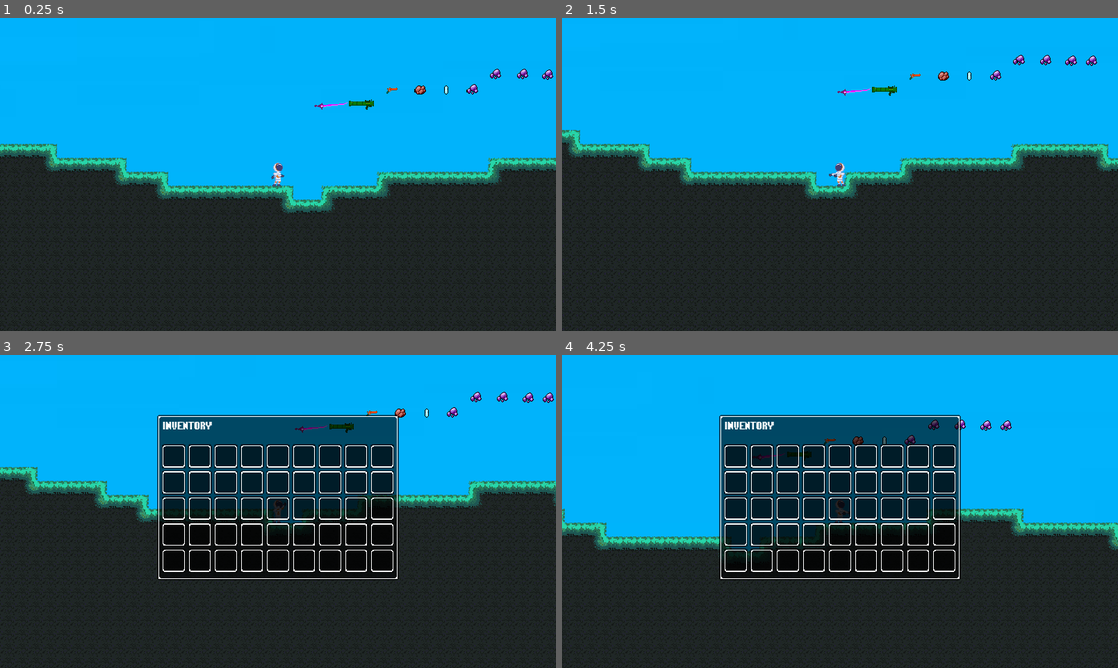
Above: before the commit, frames 1-4 (two rows, left to right).
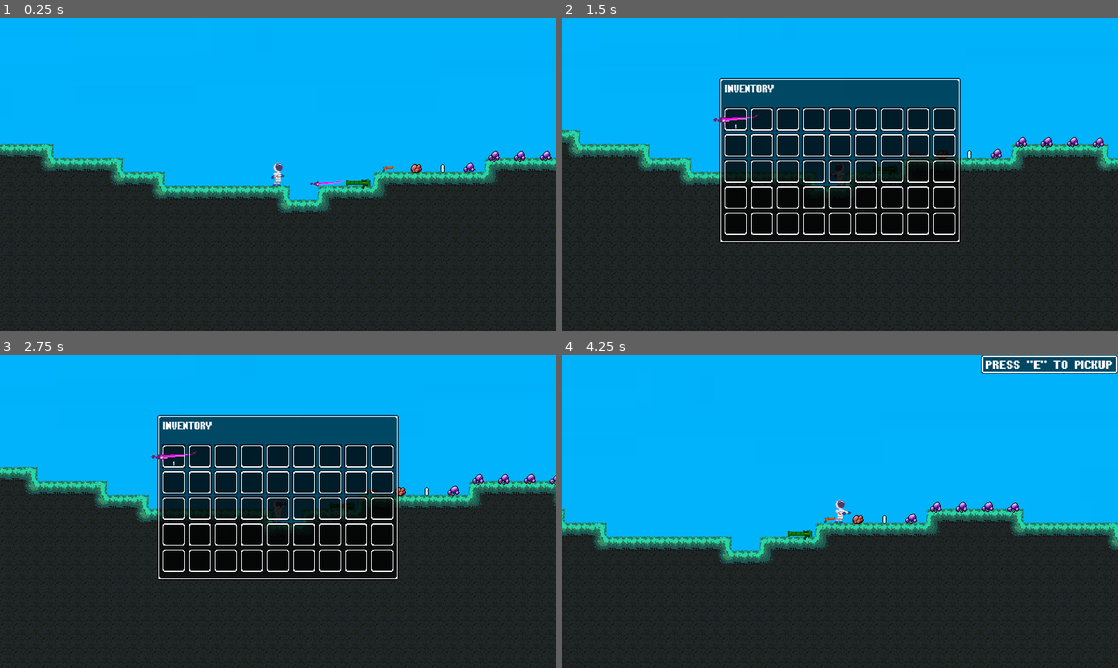
Above: after the commit, the same moments.

Repository: jppaua/spacesurvivor
Game: Godot game, scene res://scenes/Main.tscn
Two runs of this game, one before a commit and one after it. Both use one fixed random seed, a clock stepped at 60 frames per second and the inputs below.
Inputs (mouse positions are in pixels of both pictures, inside the frame that each line leads up to):
- Up to frame 1 (0.25 s): no input
- Up to frame 2 (1.5 s): tap Enter at 0.5 s; move the mouse to (962, 158) at 0.52 s; hold D (right) from 0.53 s (still down); tap E (interact) at 0.6, 1.25 s; tap Space (jump) at 0.77 s; move the mouse to (728, 190) at 1.27 s; tap Tab (open_inv, bound only after the commit) at 1.35 s
- Up to frame 3 (2.75 s): tap Space (jump) at 1.52 s; move the mouse to (333, 442) at 2.02 s; release D (right) at 2.03 s; hold A (left) from 2.03 s (still down); hold I (open_inv, bound only before the commit) from 2.03 s (still down)
- Up to frame 4 (4.25 s): move the mouse to (812, 574) at 2.77 s; release A (left) at 2.78 s; release I (open_inv, bound only before the commit) at 2.78 s; hold D (right) from 2.78 s (still down); tap E (interact) at 2.85 s; tap Space (jump) at 3.02, 3.77 s; move the mouse to (1006, 558) at 3.52 s; hold Tab (open_inv, bound only after the commit) from 3.53 s (still down)

The runs differ from the first frame. In frame 1, 4.0% of the frame differs, in the area x 0-100%, y 16-100%; in frame 2, 20%; in frame 3, 0.8%; in frame 4, 22%, in the area x 28-100%, y 0-72%.

Commit message:
fixed issues

Diff:
--- a/project.godot
+++ b/project.godot
@@ -24,8 +24,24 @@
 window/stretch/mode="canvas_items"
 window/stretch/aspect="expand"
 
+[editor]
+
+version_control/plugin_name="GitPlugin"
+version_control/autoload_on_startup=true
+
 [input]
 
+ui_accept={
+"deadzone": 0.5,
+"events": [Object(InputEventKey,"resource_local_to_scene":false,"resource_name":"","device":0,"window_id":0,"alt_pressed":false,"shift_pressed":false,"ctrl_pressed":false,"meta_pressed":false,"pressed":false,"keycode":4194309,"physical_keycode":0,"key_label":0,"unicode":0,"echo":false,"script":null)
+, Object(InputEventKey,"resource_local_to_scene":false,"resource_name":"","device":0,"window_id":0,"alt_pressed":false,"shift_pressed":false,"ctrl_pressed":false,"meta_pressed":false,"pressed":false,"keycode":4194310,"physical_keycode":0,"key_label":0,"unicode":0,"echo":false,"script":null)
+]
+}
+ui_select={
+"deadzone": 0.5,
+"events": [Object(InputEventJoypadButton,"resource_local_to_scene":false,"resource_name":"","device":0,"button_index":3,"pressure":0.0,"pressed":false,"script":null)
+]
+}
 left={
 "deadzone": 0.5,
 "events": [Object(InputEventKey,"resource_local_to_scene":false,"resource_name":"","device":-1,"window_id":0,"alt_pressed":false,"shift_pressed":false,"ctrl_pressed":false,"meta_pressed":false,"pressed":false,"keycode":0,"physical_keycode":65,"key_label":0,"unicode":97,"echo":false,"script":null)
@@ -46,7 +62,7 @@
 }
 open_inv={
 "deadzone": 0.5,
-"events": [Object(InputEventKey,"resource_local_to_scene":fa …(119 unchanged characters)… ressed":false,"pressed":false,"keycode":73,"physical_keycode":73,"key_label":73,"unicode":105,"echo":false,"script":null)
+"events": [Object(InputEventKey,"resource_local_to_scene":fa …(119 unchanged characters)… ressed":false,"pressed":false,"keycode":4194306,"physical_keycode":0,"key_label":0,"unicode":0,"echo":false,"script":null)
 ]
 }
 interact={
--- a/scenes/Main.tscn
+++ b/scenes/Main.tscn
@@ -98,7 +98,7 @@
 layer_0/tile_data = PackedInt32Array(589823, 65537, 0, 524288, 131073, 0, 589824, 196609, 1, 589825, 65537, 0, 589826,  …(115244 unchanged characters)…
 
 [node name="Player" parent="." instance=ExtResource("3_cxs2l")]
-position = Vector2(571, 438)
+position = Vector2(584, 441)
 script = ExtResource("4_15s02")
 
 [node name="Camera2D" type="Camera2D" parent="Player"]
@@ -108,70 +108,70 @@
 position = Vector2(0, 5)
 
 [node name="Crystal" parent="SpriteCollection" instance=ExtResource("6_jvmlk")]
-position = Vector2(1152, 144)
+position = Vector2(1152, 417)
 item_type = "MATERIAL"
 item_name = "Crystal"
 item_texture = ExtResource("7_fimo1")
 item_effect = "Used to craft Items"
 
 [node name="Charoite" parent="SpriteCollection" instance=ExtResource("6_jvmlk")]
-position = Vector2(1242, 143)
+position = Vector2(1245, 414)
 item_type = "MATERIAL"
 item_name = "Charoite"
 item_texture = ExtResource("8_l3hli")
 item_effect = "Used to craft items"
 
 [node name="Pistol" parent="SpriteCollection" instance=ExtResource("6_jvmlk")]
-position = Vector2(964, 147)
+position = Vector2(963, 418)
 item_type = "WEAPON"
 item_name = "Pistol"
 item_texture = ExtResource("9_tkqn8")
 item_effect = "Fires bullets that deal damage"
 
 [node name="Iron" parent="SpriteCollection" instance=ExtResource("6_jvmlk")]
-position = Vector2(1062, 145)
+position = Vector2(1061, 417)
 item_type = "MATERIAL"
 item_name = "Iron"
 item_texture = ExtResource("10_jnl7q")
 item_effect = "Used to craft items"
 
 [node name="RPG" parent="SpriteCollection" instance=ExtResource("6_jvmlk")]
-position = Vector2(859, 195)
+position = Vector2(861, 469)
 item_type = "WEAPON"
 item_name = "RPG"
 item_texture = ExtResource("11_xok44")
 item_effect = "Fires explosives that deal damage"
 
 [node name="Sword" parent="SpriteCollection" instance=ExtResource("6_jvmlk")]
-position = Vector2(753, 200)
+position = Vector2(752, 468)
 item_type = "WEAPON"
 item_name = "Sword"
 item_texture = ExtResource("12_gncef")
 item_effect = "Short range melee attacks that deal damage"
 
 [node name="Charoite2" parent="SpriteCollection" instance=ExtResource("6_jvmlk")]
-position = Vector2(1503, 92)
+position = Vector2(1509, 373)
 item_type = "MATERIAL"
 item_name = "Charoite"
 item_texture = ExtResource("8_l3hli")
 item_effect = "Used to craft items"
 
 [node name="Charoite5" parent="SpriteCollection" instance=ExtResource("6_jvmlk")]
-position = Vector2(1573, 93)
+position = Vector2(1598, 375)
 item_type = "MATERIAL"
 item_name = "Charoite"
 item_texture = ExtResource("8_l3hli")
 item_effect = "Used to craft items"
 
 [node name="Charoite4" parent="SpriteCollection" instance=ExtResource("6_jvmlk")]
-position = Vector2(1415, 90)
+position = Vector2(1419, 374)
 item_type = "MATERIAL"
 item_name = "Charoite"
 item_texture = ExtResource("8_l3hli")
 item_effect = "Used to craft items"
 
 [node name="Charoite3" parent="SpriteCollection" instance=ExtResource("6_jvmlk")]
-position = Vector2(1323, 90)
+position = Vector2(1331, 374)
 item_type = "MATERIAL"
 item_name = "Charoite"
 item_texture = ExtResource("8_l3hli")
--- a/scenes/mainCharacter.tscn
+++ b/scenes/mainCharacter.tscn
@@ -49,7 +49,6 @@
 texture = ExtResource("2_fdgfn")
 
 [node name="CollisionShape2D" type="CollisionShape2D" parent="."]
-visible = false
 shape = SubResource("RectangleShape2D_b736i")
 
 [node name="InteractUI" type="CanvasLayer" parent="."]
Not shown, added: addons/godot-git-plugin/plugin.cfg
Not shown, added: addons/godot-git-plugin/LICENSE
Not shown, added: addons/godot-git-plugin/THIRDPARTY.md
Not shown, added: addons/godot-git-plugin/git_plugin.gdextension
Not shown, added: addons/godot-git-plugin/linux/libgit_plugin.linux.editor.x86_64.so
Not shown, added: addons/godot-git-plugin/macos/libgit_plugin.macos.editor.universal.dylib
Not shown, added: addons/godot-git-plugin/win64/libgit_plugin.windows.editor.x86_64.dll
Not shown, added: addons/godot-git-plugin/win64/libgit_plugin.windows.editor.x86_64.exp
Not shown, added: addons/godot-git-plugin/win64/libgit_plugin.windows.editor.x86_64.lib
Not shown, added: addons/godot-git-plugin/win64/~libgit_plugin.windows.editor.x86_64.dll
